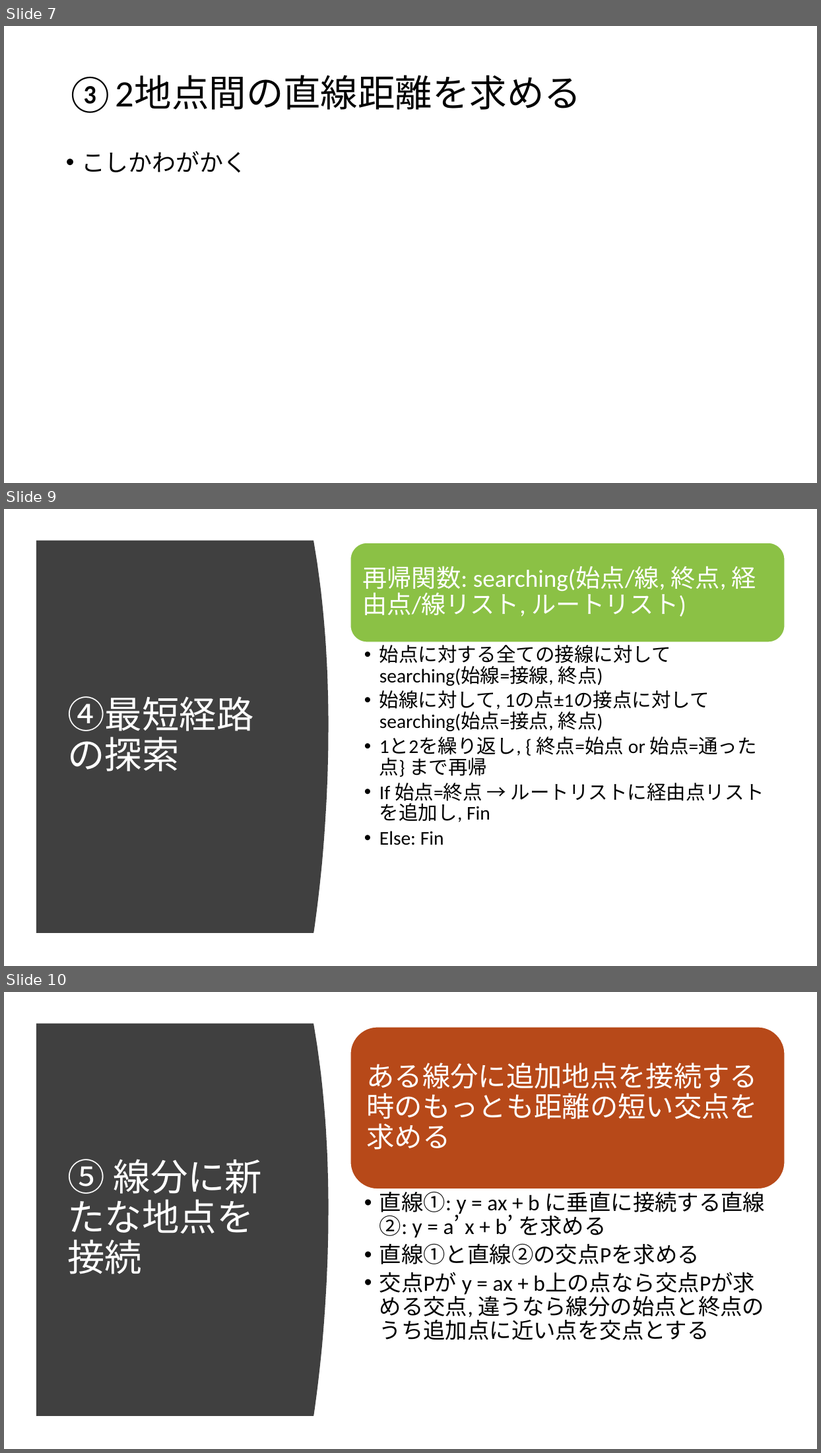
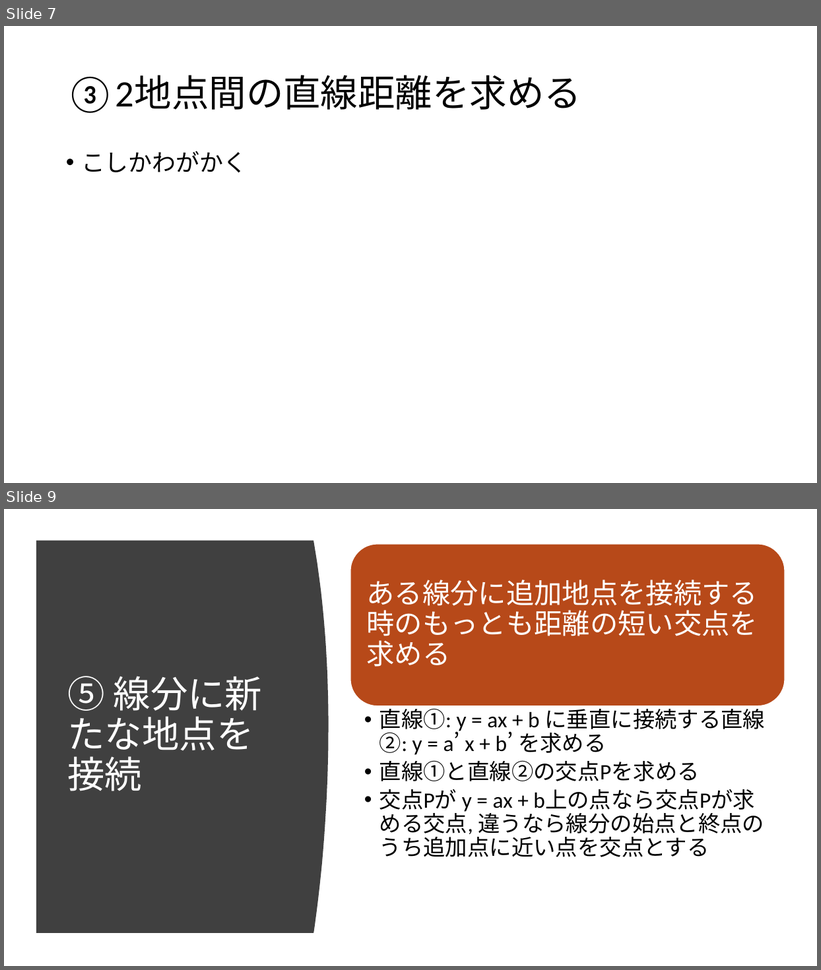
Before and after one commit to ie03-aizu-2019/ie03project-skys, a slide deck: Reports/Midterm.pptx. Shown one above the other, each under a label of ours: slides 7, 9 and 10 before the commit, slides 7 and 9 after it; the slides between them are not shown. The pictures are 821x1453 and 821x970 pixels, drawn with LibreOffice and Linux fonts; fonts in the diff are those of the drawing. Boxes give left, top, right and bottom in pixels: in the first picture for what was removed or moved away, otherwise in the second. Text is boxed around its words. In the diff, an @@ line names an element or a change of style, - is before the commit and + after.

```diff
--- a/Reports/Midterm.pptx
+++ b/Reports/Midterm.pptx
@@ slide 9 removed at (4, 509, 817, 966), background #FFFFFF @@
@@ freeform shape removed at (36, 541, 329, 933) @@
@@ rounded rectangle removed at (350, 543, 785, 642) @@
@@ text removed at (362, 566, 756, 617) @@
-再帰関数: searching(始点/線, 終点, 経由点/線リスト, ルートリスト)
@@ title removed at (61, 577, 290, 896) @@
-④最短経路の探索
@@ text removed at (380, 642, 764, 846) @@
-  • 始点に対する全ての接線に対してsearching(始線=接線, 終点)
-  • 始線に対して, 1の点±1の接点に対してsearching(始点=接点, 終点)
-  • 1と2を繰り返し, { 終点=始点 or 始点=通った点} まで再帰
-  • If 始点=終点 → ルートリストに経由点リストを追加し, Fin
-  • Else: Fin
@@ what was slide 10 is now slide 9 @@
```
Also in this commit, not shown: 2 slides changed.
